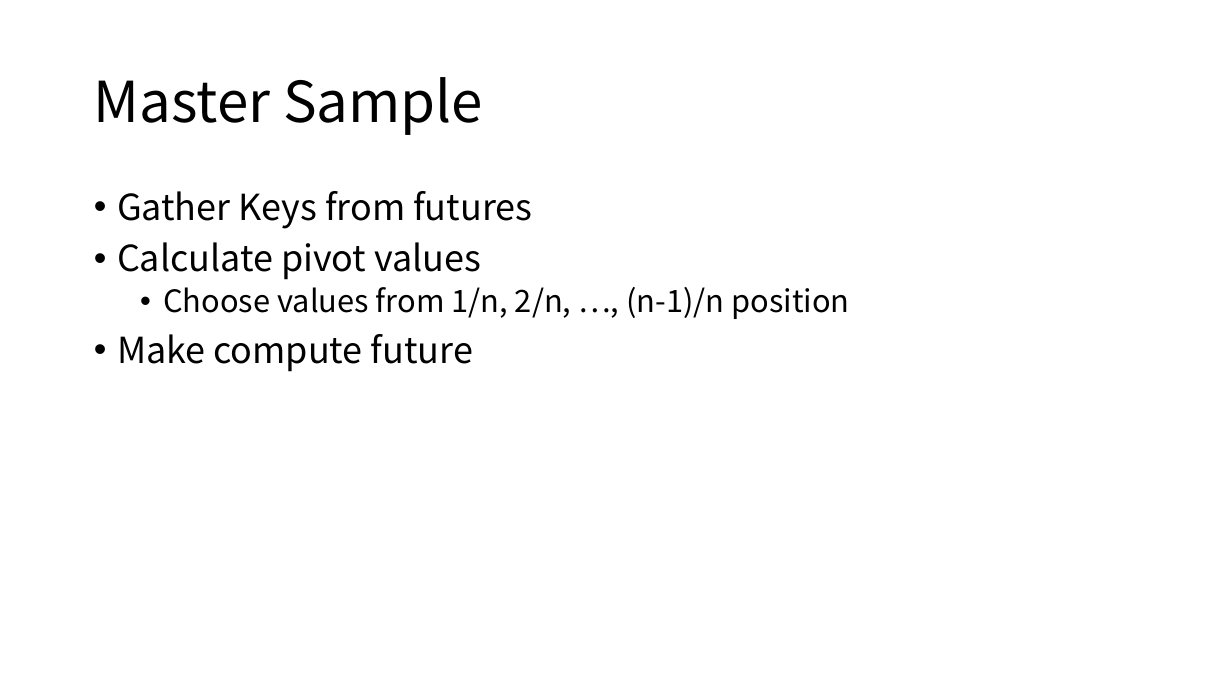
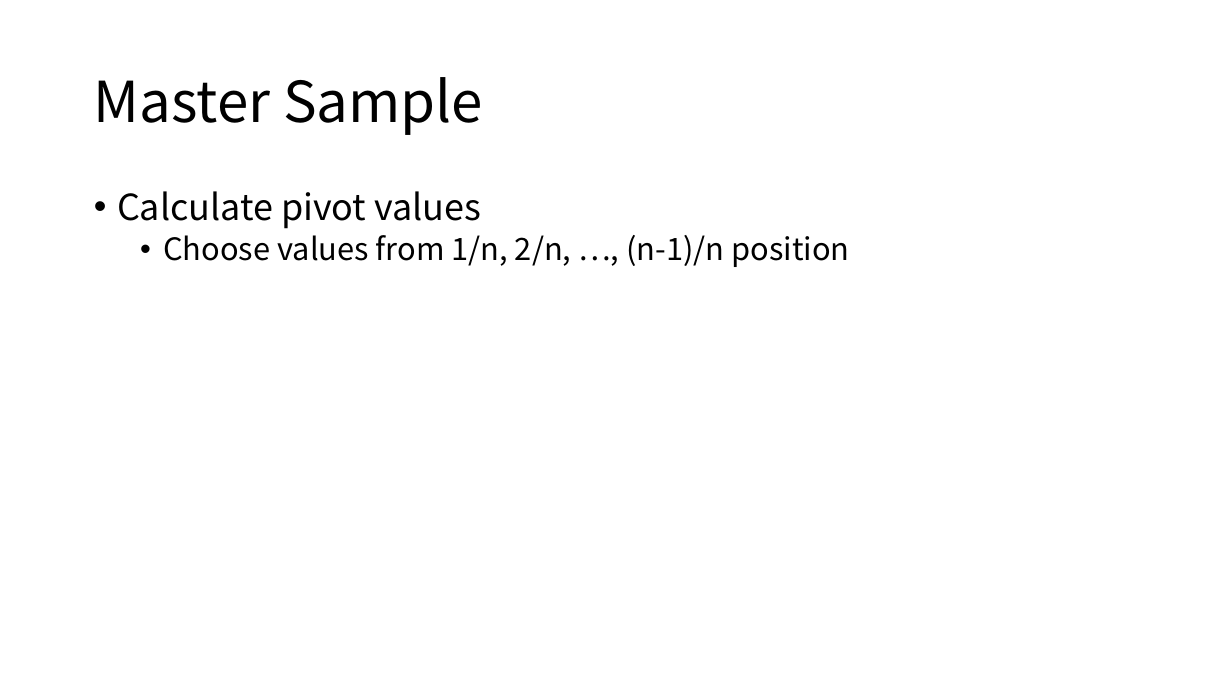
Before and after one commit to Eyebrowmoon/CS490, a slide deck: slide 19 of project.pptx (slide 14 before the commit). Drawn at 1232x693 pixels with LibreOffice and Linux fonts; fonts in the diff are those of the drawing. Boxes give left, top, right and bottom in pixels: in the first picture for what was removed or moved away, otherwise in the second. Text is boxed around its words. In the diff, an @@ line names an element or a change of style, - is before the commit and + after.

```diff
--- a/project.pptx
+++ b/project.pptx
@@ text at bbox=[117, 191, 532, 229]: paragraph removed @@
-• Gather Keys from futures
@@ text at bbox=[117, 334, 473, 372]: paragraph removed @@
-• Make compute future
```
Also in this commit, not shown: 12 other slides changed, 5 slides added, 5 slides removed.
